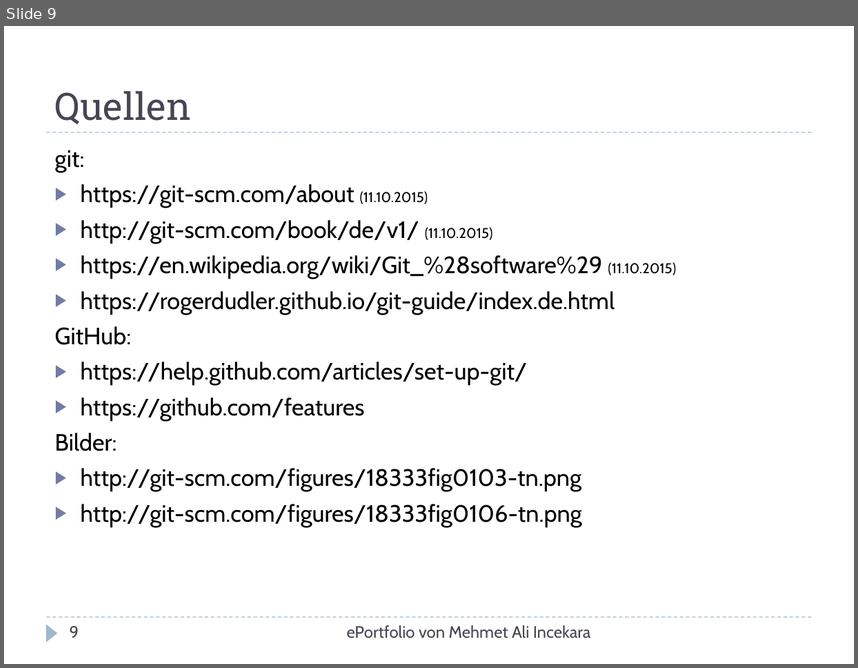
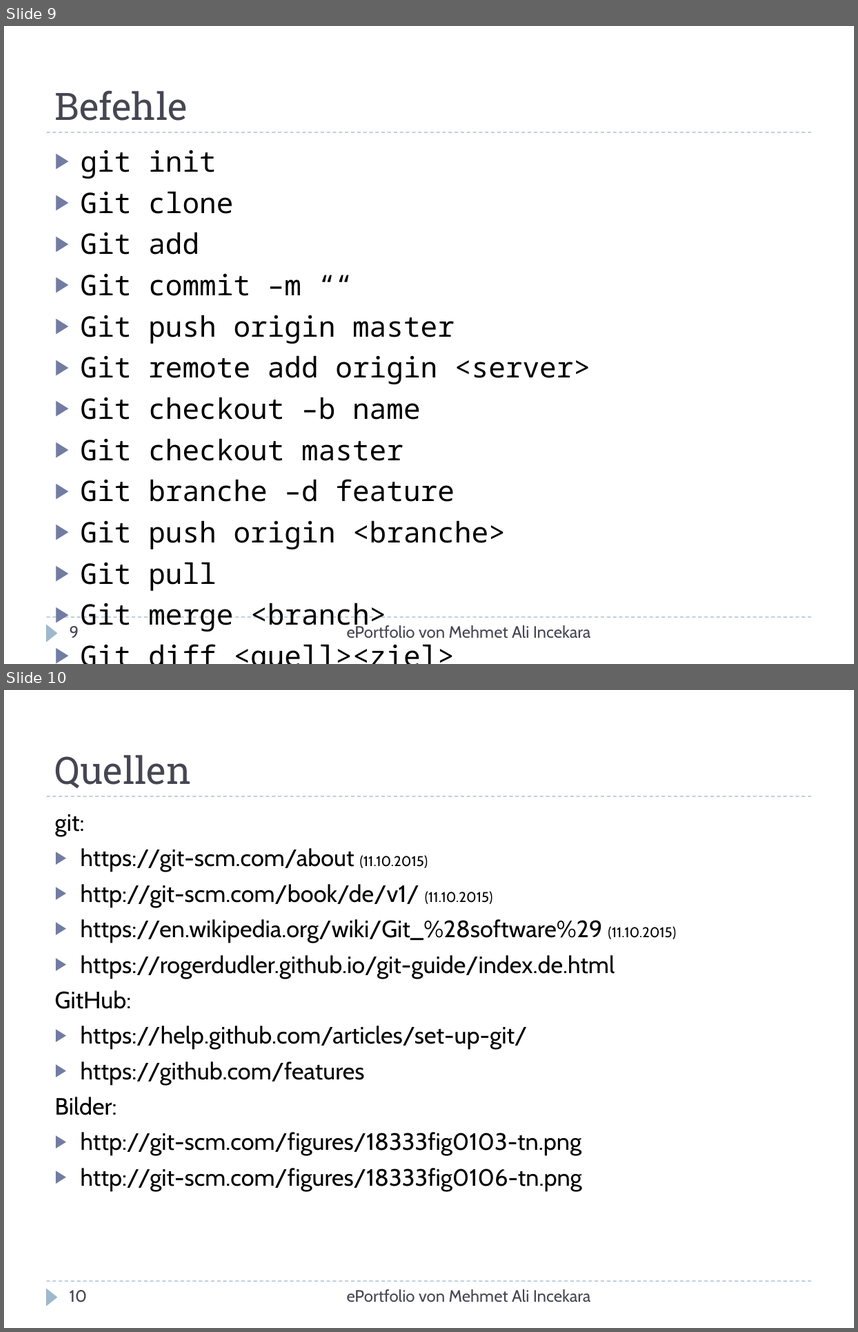
Before and after one commit to xnappy/ePortfolio, a slide deck: Git-und-GitHub.pptx. Shown one above the other, each under a label of ours: slide 9 before the commit, slides 9 and 10 after it. The pictures are 858x668 and 858x1332 pixels, drawn with LibreOffice and Linux fonts; fonts in the diff are those of the drawing. Boxes give left, top, right and bottom in pixels: in the first picture for what was removed or moved away, otherwise in the second. Text is boxed around its words. In the diff, an @@ line names an element or a change of style, - is before the commit and + after.

Commit message:
test

```diff
--- a/Git-und-GitHub.pptx
+++ b/Git-und-GitHub.pptx
@@ slide 9 added at (x1=4, y1=26, x2=854, y2=664), background #FFFFFF; not listed: 3 template elements that a slide beside it also shows @@
@@ title added at (x1=55, y1=90, x2=188, y2=121), 32 pt, text #464653 @@
+Befehle
@@ text added at (x1=81, y1=150, x2=590, y2=633), 24.1 pt, text #000000 @@
+▶ git init
+▶ Git clone
+▶ Git add
+▶ Git commit –m ““
+▶ Git push origin master
+▶ Git remote add origin <server>
+▶ Git checkout –b name
+▶ Git checkout master
+▶ Git branche –d feature
+▶ Git push origin <branche>
+▶ Git pull
+▶ Git merge <branch>
+▶ Git diff <quell><ziel>
@@ page number added at (x1=70, y1=626, x2=79, y2=637), 14 pt, text #464653 @@
+9
@@ text added at (x1=347, y1=623, x2=591, y2=638), 14 pt, text #464653 @@
+ePortfolio von Mehmet Ali Incekara
@@ what was slide 9 is now slide 10 @@
@@ page number at (x1=70, y1=1290, x2=87, y2=1302): text changed @@
-9
+10
```
